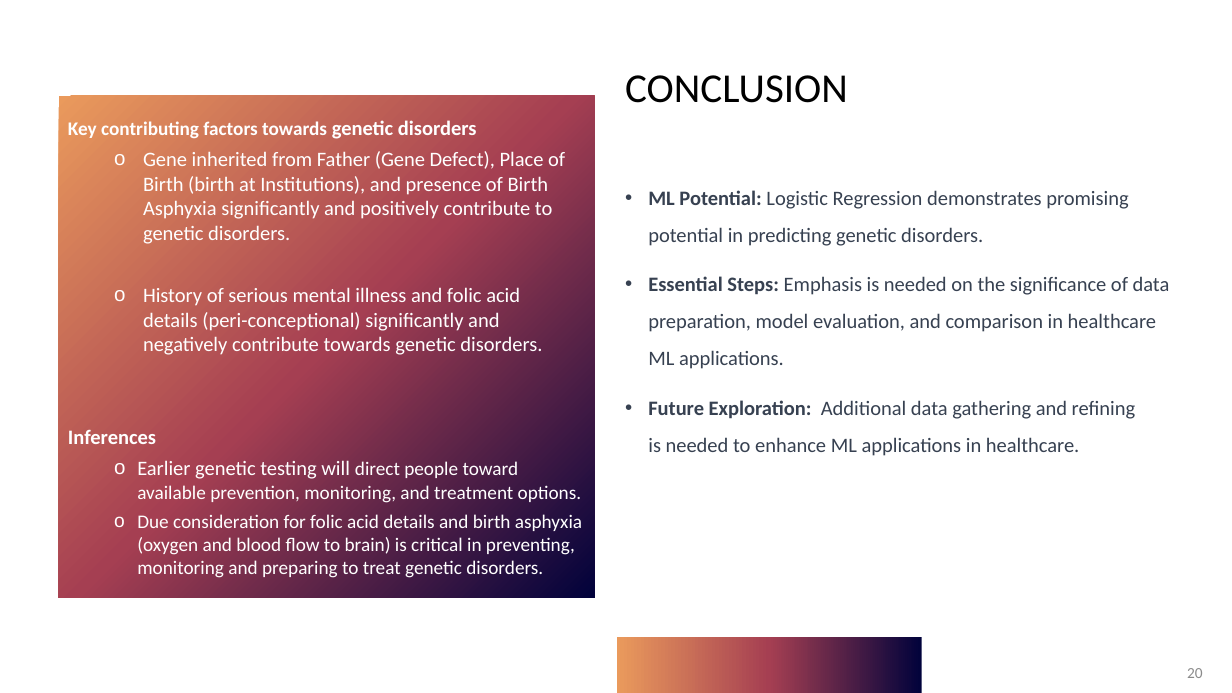
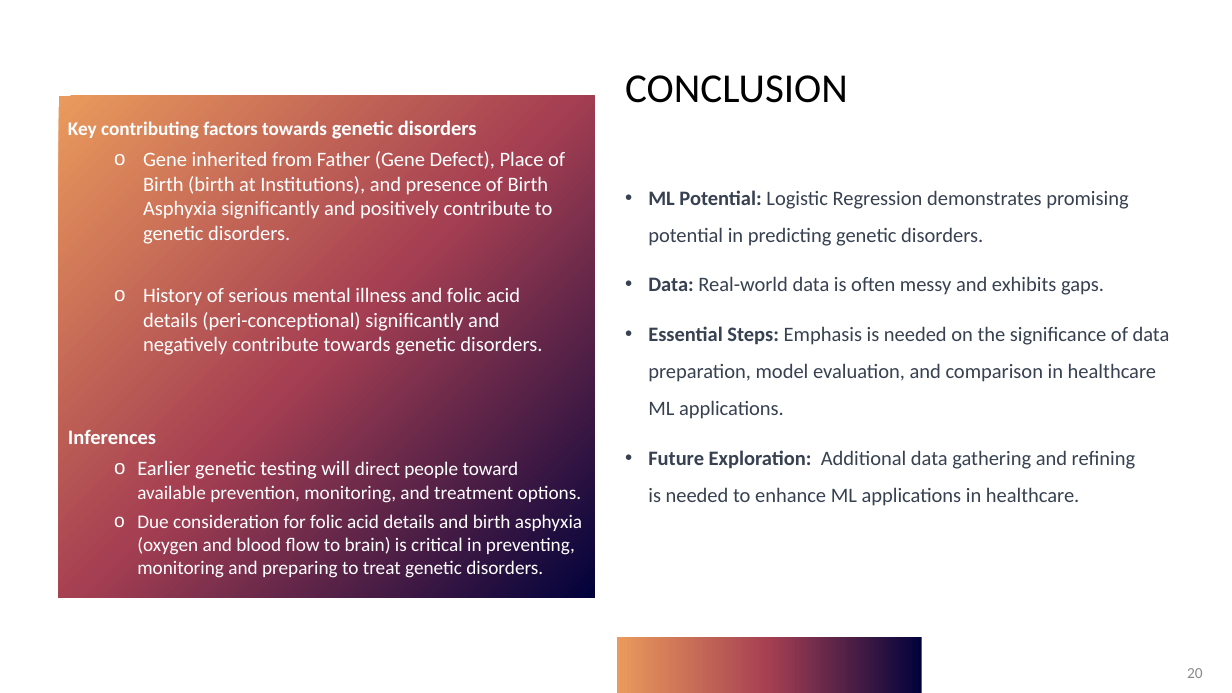
Before and after one commit to Mepseha/Project-4, a slide deck: slide 20 of Predicting Genetic Disorders.pptx. Drawn at 1232x693 pixels with LibreOffice and Linux fonts; fonts in the diff are those of the drawing. Boxes give left, top, right and bottom in pixels: in the first picture for what was removed or moved away, otherwise in the second. Text is boxed around its words. In the diff, an @@ line names an element or a change of style, - is before the commit and + after.

```diff
--- a/Predicting Genetic Disorders.pptx
+++ b/Predicting Genetic Disorders.pptx
@@ text at box(648, 276, 1104, 295): paragraph added @@
+• Data: Real-world data is often messy and exhibits gaps.
```
Also in this commit, not shown: 10 other slides changed.
